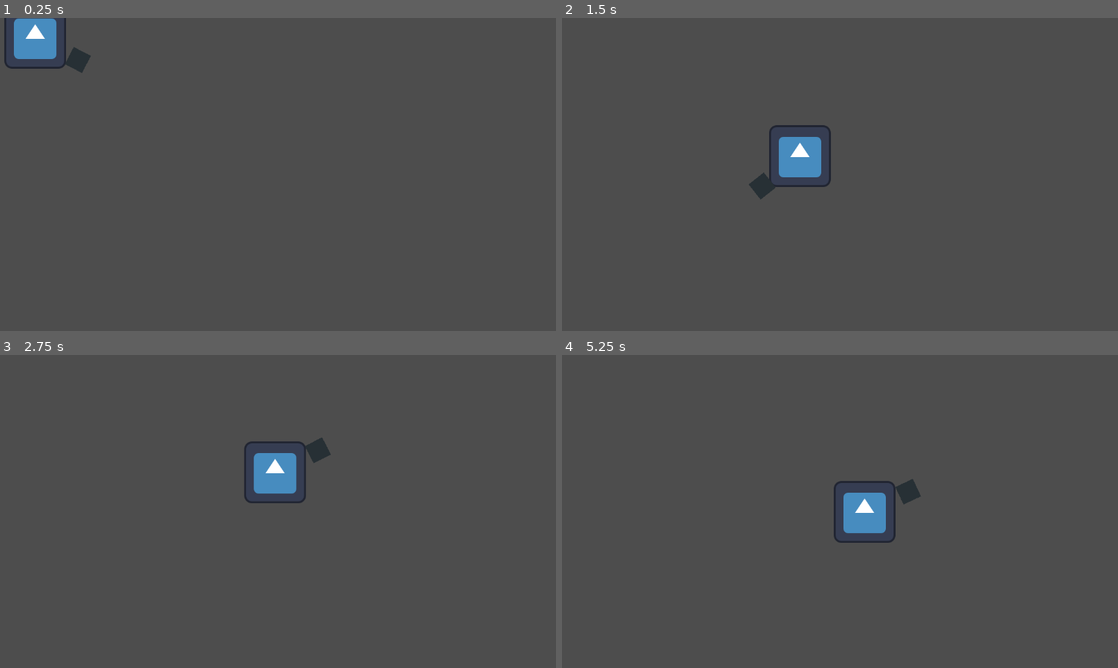
Above: before the commit, frames 1-4 (two rows, left to right).
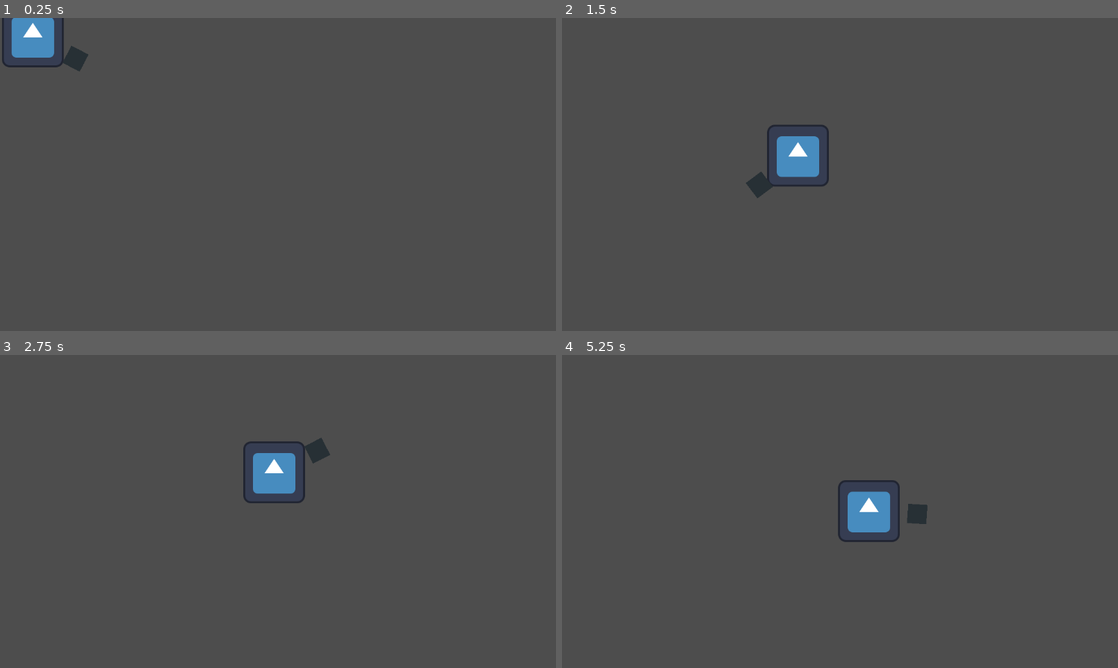
Above: after the commit, the same moments.

Repository: sayf63/Judgement_Engine
Game: Godot game, scene res://Entities/Player/Player.tscn
Same seed, same stepped clock (60 frames per second), same inputs: the game is played once before the commit and once after it. The project has no main scene, so this scene is started directly. The engine's default icon, where the game draws it, is replaced by a stand-in: a white triangle on a blue panel in a dark square.
Inputs (mouse positions are in pixels of both pictures, inside the frame that each line leads up to):
- Up to frame 1 (0.25 s): no input
- Up to frame 2 (1.5 s): move the mouse to (962, 158) at 0.52 s; hold D (right) 0.53-1.28 s; tap Space (dash) at 0.6, 1.35 s; move the mouse to (728, 190) at 1.27 s; hold S (down) from 1.28 s (still down)
- Up to frame 3 (2.75 s): move the mouse to (333, 442) at 2.02 s; release S (down) at 2.03 s; hold D (right) from 2.03 s (still down); tap Space (dash) at 2.1 s
- Up to frame 4 (5.25 s): move the mouse to (812, 574) at 2.77 s; release D (right) at 2.78 s; hold W (up) 2.78-3.53 s; tap Space (dash) every 0.75 s from 2.85 to 5.1 s; move the mouse to (1006, 558) at 3.52 s; hold A (left) 3.53-5.03 s; move the mouse to (673, 464) at 4.27 s; move the mouse to (867, 511) at 5.02 s; hold S (down) from 5.03 s (still down)

The runs differ from the first frame. In frame 1, 0.6% of the frame differs, in the area x 0-17%, y 0-18%; in frame 2, 0.6%; in frame 3, 0.2%; in frame 4, 1.1%, in the area x 48-66%, y 39-60%.

Commit message:
player state machine sorta working, need to fix the Dashing->Idle->Dashing thing :)

Diff:
--- a/judgement-engine/Entities/Player/MousePlayer.gd
+++ /dev/null
@@ -1,107 +0,0 @@
-extends CharacterBody2D
-
-
-@export var SPEED := 400.0
-@export var DASH_MULTIPLIER := 2.0
-@export var DASH_COOLDOWN := 2.0
-@export var DASH_DURATION := 1.0
-@export var WEAPON_DISTANCE := 100.0
-@export var WEAPON_ROTATION_SPEED := 10.0
-
-@onready var Weapon = $PlayerWeapon
-
-var previous_direction := Vector2.ZERO
-
-const ACTIONS = {
-	Move_Left = "left",
-	Move_Right = "right",
-	Move_Up = "up",
-	Move_Down = "down",
-	Dash = "dash"
-}
-
-enum STATES {
-	MOVING,
-	IDLE,
-	DASHING
-}
-var state := STATES.IDLE
-
-var cooldowns: Dictionary = {
-	ACTIONS.Dash: DASH_COOLDOWN
-}
-
-
-func _init() -> void:
-	for key in cooldowns:
-		cooldowns[key] = 0
-
-func _physics_process(delta: float) -> void:
-	for key in cooldowns:
-		cooldowns[key] = max(cooldowns[key] - delta, 0.0)
-
-	var mouse_position = get_global_mouse_position()
-
-	handle_mouse_movement(delta, mouse_position)
-
-	if Input.is_action_just_pressed(ACTIONS.Dash) and !_is_on_cooldown(ACTIONS.Dash) and state != STATES.DASHING:
-		set_state(STATES.DASHING)
-
-	handle_weapon_position(delta, mouse_position)
-
-	move_and_slide()
-	if velocity == Vector2.ZERO:
-		set_state(STATES.IDLE)
-	elif state != STATES.DASHING:
-		set_state(STATES.MOVING)
-
-func set_state(new_state: STATES) -> void:
-	#var previous_state = state
-	state = new_state
-
-	match state:
-		STATES.MOVING:
-			pass
-		STATES.IDLE:
-			pass
-		STATES.DASHING:
-			cooldowns[ACTIONS.Dash] = DASH_COOLDOWN
-			get_tree().create_timer(DASH_DURATION).timeout.connect(
-				func(): state = STATES.MOVING
-			)
-		_:
-			pass
-
-func handle_weapon_position(delta: float, mouse_position: Vector2):
-	var weapon_desired_angle := global_position.angle_to_point(mouse_position)
-	Weapon.rotation = lerp_angle(
-		Weapon.rotation,
-		weapon_desired_angle,
-		WEAPON_ROTATION_SPEED * delta
-	)
-	Weapon.position = Vector2.RIGHT.rotated(Weapon.rotation) * WEAPON_DISTANCE
-
-func handle_mouse_movement(delta, mouse_position: Vector2):
-	var distance = position.distance_to(mouse_position)
-	if distance < 5:
-		velocity = Vector2.ZERO
-		return
-
-	var target_speed_multiplier = 1
-
-	var slow_radius := 75.0
-	var min_speed_factor := 0.1
-	var t := smoothstep(0.0, slow_radius, distance)
-	target_speed_multiplier = lerp(min_speed_factor, 1.0, t)
-
-	if state == STATES.DASHING:
-		target_speed_multiplier += DASH_MULTIPLIER-1
-
-	var direction = position.direction_to(mouse_position)
-	velocity = Vector2(
-		move_toward(velocity.x, direction.x * SPEED * target_speed_multiplier * delta*50, SPEED),
-		move_toward(velocity.y, direction.y * SPEED * target_speed_multiplier * delta*50, SPEED)
-	)
-
-func _is_on_cooldown(action: String) -> bool:
-	return cooldowns[action] != 0
--- /dev/null
+++ b/judgement-engine/Entities/Player/Player.gd
@@ -0,0 +1,40 @@
+extends CharacterBody2D
+
+
+@export var SPEED := 200.0
+@export var DASH_MULTIPLIER := 2.0
+@export var DASH_COOLDOWN := 2.0
+@export var DASH_DURATION := 1.0
+@export var WEAPON_DISTANCE := 100.0
+@export var WEAPON_ROTATION_SPEED := 10.0
+@export var SLOW_RADIUS = 75.0
+@export var STOP_RADIUS = 5
+
+@onready var Weapon = $PlayerWeapon
+
+var cooldowns: Dictionary = {
+	"Dashing": DASH_COOLDOWN
+}
+
+func _init() -> void:
+	for key in cooldowns:
+		cooldowns[key] = 0
+
+func _process(delta: float) -> void:
+	for key in cooldowns:
+		cooldowns[key] = max(cooldowns[key] - delta, 0.0)
+
+	handle_weapon_position(delta, get_global_mouse_position())
+
+
+func is_on_cooldown(action: String) -> bool:
+	return cooldowns[action] > 0
+
+func handle_weapon_position(delta: float, mouse_position: Vector2):
+	var weapon_desired_angle := global_position.angle_to_point(mouse_position)
+	Weapon.rotation = lerp_angle(
+		Weapon.rotation,
+		weapon_desired_angle,
+		WEAPON_ROTATION_SPEED * delta
+	)
+	Weapon.position = Vector2.RIGHT.rotated(Weapon.rotation) * WEAPON_DISTANCE
--- a/judgement-engine/Entities/Player/Player.tscn
+++ b/judgement-engine/Entities/Player/Player.tscn
@@ -1,8 +1,12 @@
 [gd_scene format=3 uid="uid://cac2qf0buevcy"]
 
 [ext_resource type="Texture2D" uid="uid://r7fbim2rqnl4" path="res://icon.svg" id="1_e5kic"]
-[ext_resource type="Script" uid="uid://dhb8bjagmiq67" path="res://Entities/Player/MousePlayer.gd" id="1_ww0jn"]
+[ext_resource type="Script" uid="uid://dhb8bjagmiq67" path="res://Entities/Player/Player.gd" id="1_ww0jn"]
 [ext_resource type="PackedScene" uid="uid://bteatyl84d520" path="res://Entities/Player/Weapon/PlayerWeapon.tscn" id="3_vweq0"]
+[ext_resource type="Script" uid="uid://dxlkjyqfobsq0" path="res://Entities/State Machine/state_machine.gd" id="4_1des2"]
+[ext_resource type="Script" uid="uid://b1jw371l2c5tt" path="res://Entities/Player/PlayerStateMachine/PlayerStates/PlayerIdle.gd" id="5_hj1c0"]
+[ext_resource type="Script" uid="uid://llbfhas6et5t" path="res://Entities/Player/PlayerStateMachine/PlayerStates/PlayerMoving.gd" id="6_x44r4"]
+[ext_resource type="Script" uid="uid://ghiu6bajqh63" path="res://Entities/Player/PlayerStateMachine/PlayerStates/PlayerDashing.gd" id="7_761t5"]
 
 [sub_resource type="CircleShape2D" id="CircleShape2D_ww0jn"]
 radius = 50.0
@@ -18,3 +22,15 @@
 
 [node name="PlayerWeapon" parent="." unique_id=1460599134 instance=ExtResource("3_vweq0")]
 position = Vector2(124, 0)
+
+[node name="StateMachine" type="Node" parent="." unique_id=943773601]
+script = ExtResource("4_1des2")
+
+[node name="Idle" type="Node" parent="StateMachine" unique_id=1531464402]
+script = ExtResource("5_hj1c0")
+
+[node name="Moving" type="Node" parent="StateMachine" unique_id=2045006530]
+script = ExtResource("6_x44r4")
+
+[node name="Dashing" type="Node" parent="StateMachine" unique_id=486196409]
+script = ExtResource("7_761t5")
--- /dev/null
+++ b/judgement-engine/Entities/Player/PlayerStateMachine/PlayerStateMachine.gd.gd
@@ -0,0 +1,5 @@
+class_name PlayerStateMachine
+extends StateMachine
+
+@export var decceleration_rate: float
+@export var acceleration_rate: float
--- /dev/null
+++ b/judgement-engine/Entities/Player/PlayerStateMachine/PlayerStates/PlayerDashing.gd
@@ -0,0 +1,37 @@
+extends State
+
+var dash_duration: float = 1
+
+## Called when the state is entered
+func enter_state():
+	dash_duration = entity.DASH_DURATION
+	entity.cooldowns["Dashing"] = entity.DASH_COOLDOWN
+
+## Called every frame
+func do_process(_delta):
+	pass
+
+## Called every physics frame
+func do_physics_process(delta):
+	dash_duration -= delta
+	if dash_duration <= 0:
+		set_state("Moving")
+
+	var target_speed_multiplier = entity.DASH_MULTIPLIER
+	var mouse_position = entity.get_global_mouse_position()
+
+	var distance = entity.position.distance_to(mouse_position)
+	if distance < entity.STOP_RADIUS:
+		set_state("Idle")
+
+	var direction = entity.position.direction_to(mouse_position)
+	entity.velocity = Vector2(
+		move_toward(entity.velocity.x, direction.x * entity.SPEED * target_speed_multiplier * delta*50, entity.SPEED),
+		move_toward(entity.velocity.y, direction.y * entity.SPEED * target_speed_multiplier * delta*50, entity.SPEED)
+	)
+
+	entity.move_and_slide()
+
+## Called when the state is exited
+func exit_state():
+	pass
--- /dev/null
+++ b/judgement-engine/Entities/Player/PlayerStateMachine/PlayerStates/PlayerIdle.gd
@@ -0,0 +1,20 @@
+extends State
+
+## Called when the state is entered
+func enter_state():
+	entity.velocity = Vector2.ZERO
+
+## Called every frame
+func do_process(_delta):
+	entity.velocity = Vector2.ZERO
+	if entity.global_position.distance_to(entity.get_global_mouse_position()) > entity.STOP_RADIUS:
+		set_state("Moving")
+
+func do_physics_process(_delta):
+	if Input.is_action_just_pressed("dash") && !entity.is_on_cooldown("Dashing"):
+		set_state("Dashing")
+	entity.move_and_slide()
+
+## Called when the state is exited
+func exit_state():
+	pass
--- /dev/null
+++ b/judgement-engine/Entities/Player/PlayerStateMachine/PlayerStates/PlayerMoving.gd
@@ -0,0 +1,34 @@
+extends State
+
+## Called when the state is entered
+func enter_state():
+	pass
+
+## Called every frame
+func do_process(_delta):
+	pass
+
+## Called every physics frame
+func do_physics_process(delta):
+	if Input.is_action_just_pressed("dash") && !entity.is_on_cooldown("Dashing"):
+		set_state("Dashing")
+
+	var mouse_position = entity.get_global_mouse_position()
+	var distance = entity.position.distance_to(mouse_position)
+	if distance < entity.STOP_RADIUS:
+		set_state("Idle")
+
+	var min_speed_factor := 0.1
+	var t := smoothstep(0.0, entity.SLOW_RADIUS, distance)
+	var target_speed_multiplier = lerp(min_speed_factor, 1.0, t)
+
+	var direction = entity.position.direction_to(mouse_position)
+	entity.velocity = Vector2(
+		move_toward(entity.velocity.x, direction.x * entity.SPEED * target_speed_multiplier * delta*50, entity.SPEED),
+		move_toward(entity.velocity.y, direction.y * entity.SPEED * target_speed_multiplier * delta*50, entity.SPEED)
+	)
+	entity.move_and_slide()
+
+## Called when the state is exited
+func exit_state():
+	pass
Renamed: judgement-engine/Entities/Player/MousePlayer.gd.uid -> judgement-engine/Entities/Player/Player.gd.uid
Not shown, added: judgement-engine/Entities/Player/PlayerStateMachine/PlayerStateMachine.gd.gd.uid
Not shown, added: judgement-engine/Entities/Player/PlayerStateMachine/PlayerStates/PlayerDashing.gd.uid
Not shown, added: judgement-engine/Entities/Player/PlayerStateMachine/PlayerStates/PlayerIdle.gd.uid
Not shown, added: judgement-engine/Entities/Player/PlayerStateMachine/PlayerStates/PlayerMoving.gd.uid
